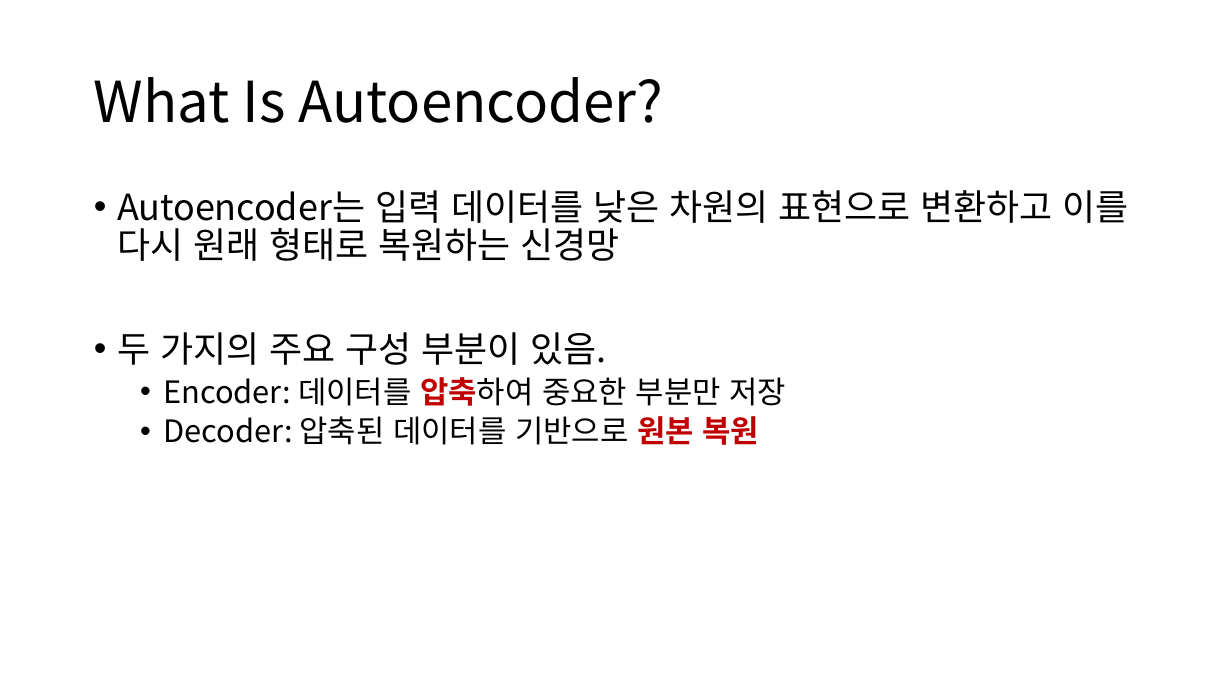
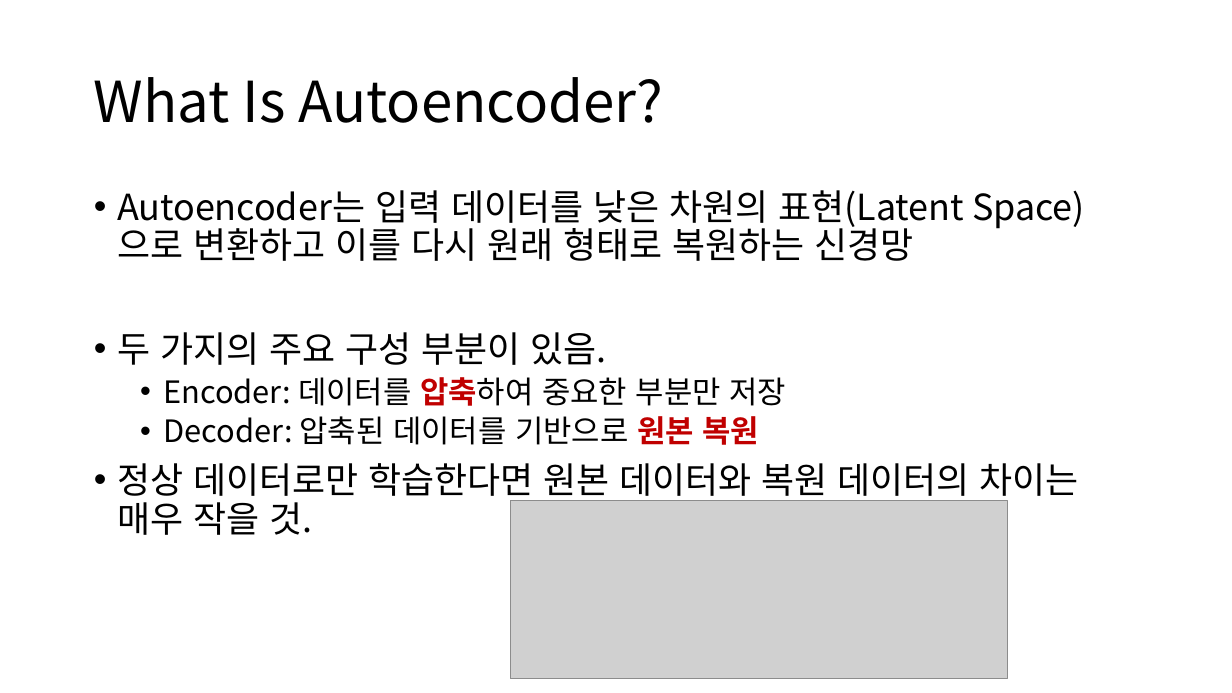
Before and after one commit to Noaplex/capstone, a slide deck: slide 3 of 캡스톤디자인 3주차.pptx. Drawn at 1232x693 pixels with LibreOffice and Linux fonts; fonts in the diff are those of the drawing; grey boxes stand for pictures. Boxes give left, top, right and bottom in pixels: in the first picture for what was removed or moved away, otherwise in the second. Text is boxed around its words. In the diff, an @@ line names an element or a change of style, - is before the commit and + after.

Commit message:
modify

```diff
--- a/캡스톤디자인 3주차.pptx
+++ b/캡스톤디자인 3주차.pptx
@@ text at [117,190,1085,261]: text changed @@
-• Autoencoder는 입력 데이터를 낮은 차원의 표현으로 변환하고 이를 다시 원래 형태로 복원하는 신경망
+• Autoencoder는 입력 데이터를 낮은 차원의 표현(Latent Space)으로 변환하고 이를 다시 원래 형태로 복원하는 신경망
@@ text at [117,463,1078,535]: paragraph added @@
+• 정상 데이터로만 학습한다면 원본 데이터와 복원 데이터의 차이는 매우 작을 것.
@@ picture added at [510,501,1007,679] @@
```
Also in this commit, not shown: 1 slide added.
